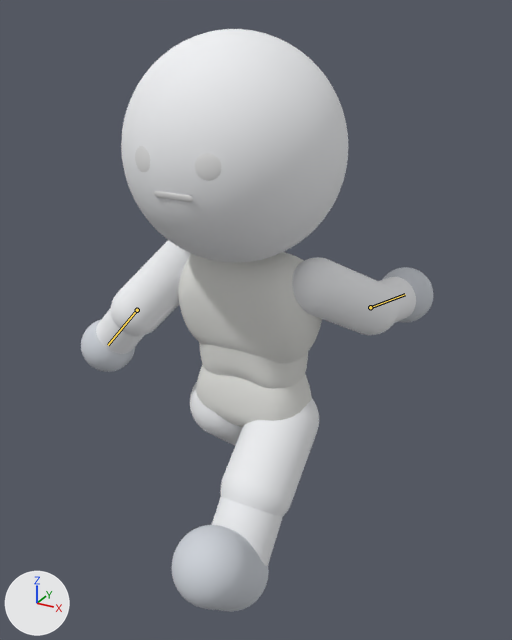
Before and after pictures for a commit that changed the Blender file Chibi/Chibi_Rigged.blend.
One viewpoint serves both versions: a 50 mm camera at (0.994, -1.787, 1.85) aimed at (0.015, -0.008, 0.961). Lighting does not change. The marker at lower left points along +X, +Y and +Z. The picture after the commit comes second. Both versions are drawn at frame 1 of the action 'CHASE_Run'; the numbers are the values there. The bones that change are drawn over the model as lines.

Objects in the first picture: 'foot_left_vis', 'hand_left_vis', 'hand_right_vis', 'head_vis', 'lower_arm_left_vis', 'lower_arm_right_vis', 'pelvis_geom_vis', 'shin_left_vis', 'spine_geom_vis', 'thigh_left_vis', 'torso_geom_vis', 'upper_arm_left_vis', 'upper_arm_right_vis' and 2 more.
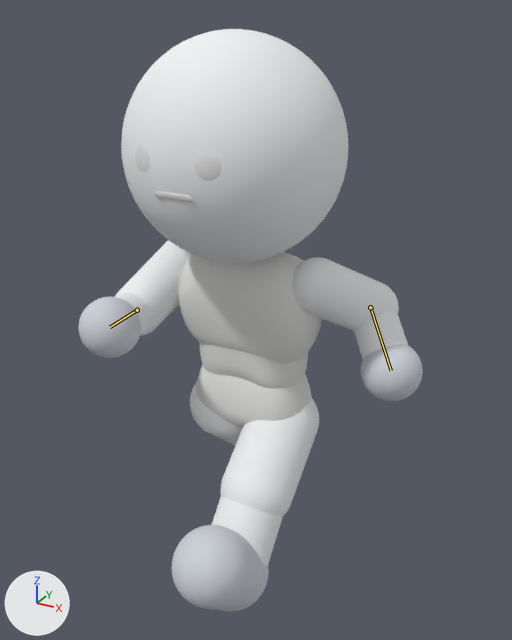
Edits to the scene script, one JSON object a line:
```json
{"block": "bone_lower_arm_left", "where": "bone_lower_arm_left = bpy.data.objects['Chibi_Armature'].pose.bones['lower_arm_left']  # child of 'upper_arm_left'"}
{"op": "set", "path": "bone_lower_arm_left.rotation_quaternion", "old": "(0.962, 0.0, 0.0, 0.272)", "new": "(0.796, 0.0, 0.0, -0.605)", "note": "degrees (0, 0, 32) -> degrees (0, 0, -74)"}
{"block": "bone_lower_arm_right", "where": "bone_lower_arm_right = bpy.data.objects['Chibi_Armature'].pose.bones['lower_arm_right']  # child of 'upper_arm_right'"}
{"op": "set", "path": "bone_lower_arm_right.rotation_quaternion", "old": "(0.962, 0.0, 0.0, 0.272)", "new": "(0.796, 0.0, 0.0, -0.605)", "note": "degrees (0, 0, 32) -> degrees (0, 0, -74)"}
```

What differs and where, as boxes (x1, y1, x2, y2) in the pictures (512 x 640 px):
```json
{"object": "hand_left_vis", "change": "posed", "before": [382, 267, 434, 322], "after": [361, 344, 423, 401], "on screen": "19% wider"}
{"object": "hand_right_vis", "change": "posed", "before": [81, 320, 135, 372], "after": [79, 297, 141, 358], "on screen": "15% wider, 17% taller"}
{"object": "lower_arm_left_vis", "change": "posed", "before": [379, 277, 416, 323], "after": [354, 311, 408, 359]}
{"object": "lower_arm_right_vis", "change": "posed", "before": [96, 308, 144, 354], "after": [116, 292, 152, 335]}
{"bone": "lower_arm_left", "before": "(370, 307) to (405, 294)", "after": "(370, 307) to (391, 370)"}
{"bone": "lower_arm_right", "before": "(137, 310) to (108, 345)", "after": "(137, 310) to (110, 327)"}
```
